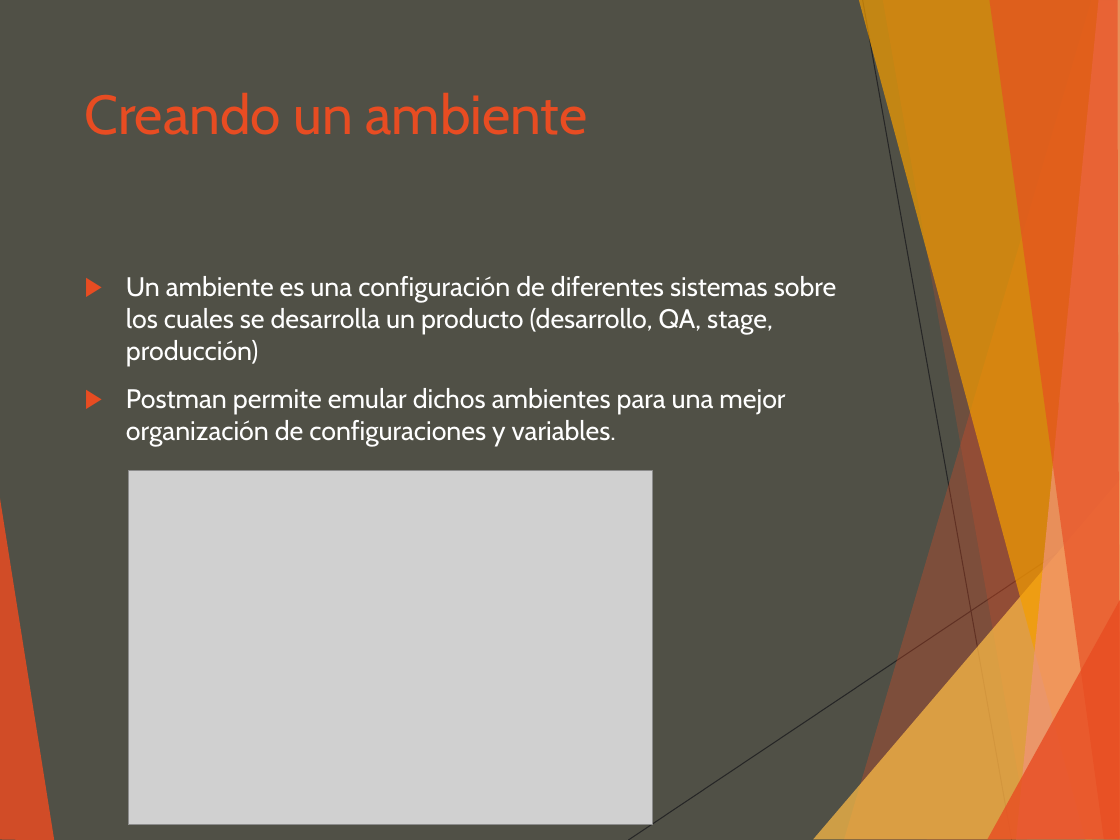
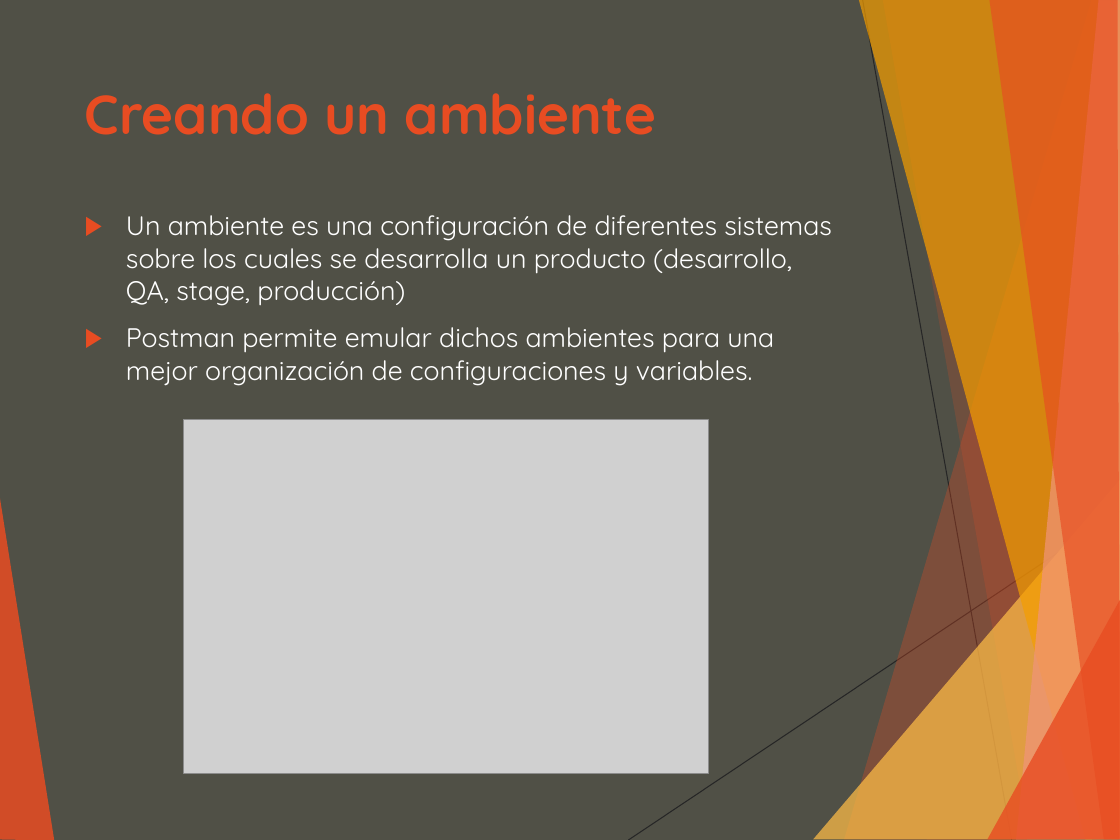
Before and after one commit to luisgepeto/PostmanCourse, a slide deck: slide 19 of Presentacion.ppt. Drawn at 1120x840 pixels with LibreOffice and Linux fonts; fonts in the diff are those of the drawing; grey boxes stand for pictures. Boxes give left, top, right and bottom in pixels: in the first picture for what was removed or moved away, otherwise in the second. Text is boxed around its words. In the diff, an @@ line names an element or a change of style, - is before the commit and + after.

```diff
--- a/Presentacion.ppt
+++ b/Presentacion.ppt
@@ text "Creando un ambiente" at <box>85,93,656,135</box>: font Cabin to Quicksand, bold on @@
@@ text "Un ambiente es una configuración ...": place and size @@
-text "Un ambiente es una configuración ..." at <box>126,276,837,447</box>
+text "Un ambiente es una configuración ..." at <box>126,215,832,386</box>
@@ text "Un ambiente es una configuración ..." at <box>126,215,832,386</box>: font Cabin to Quicksand @@
@@ picture: place and size @@
-picture at <box>128,471,652,824</box>
+picture at <box>184,420,708,773</box>
```
Also in this commit, not shown: 27 other slides changed, 4 other files.
